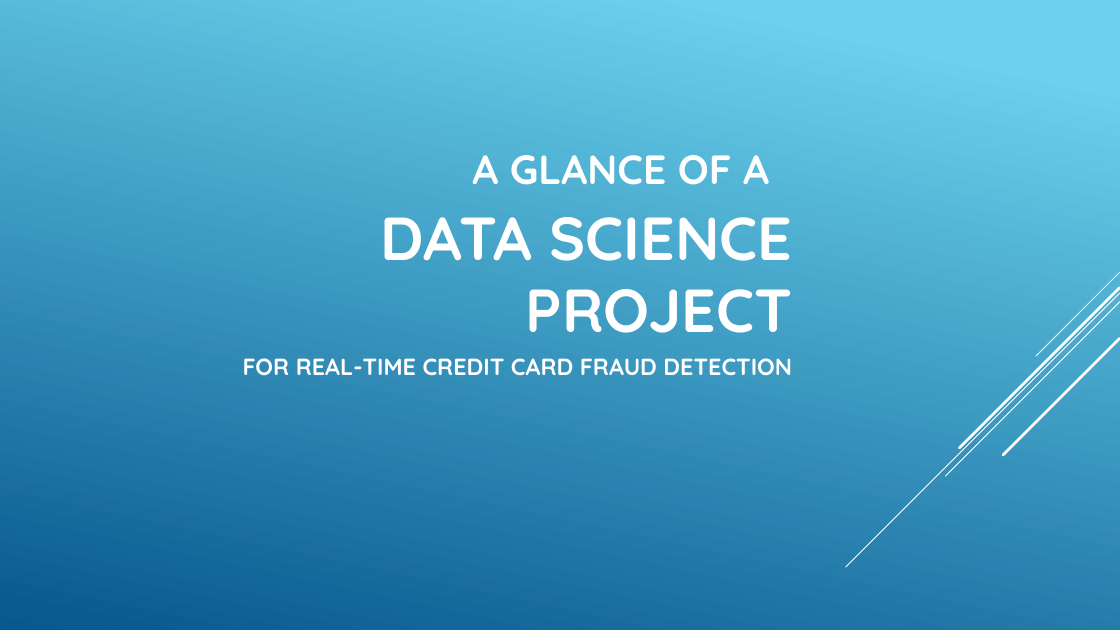
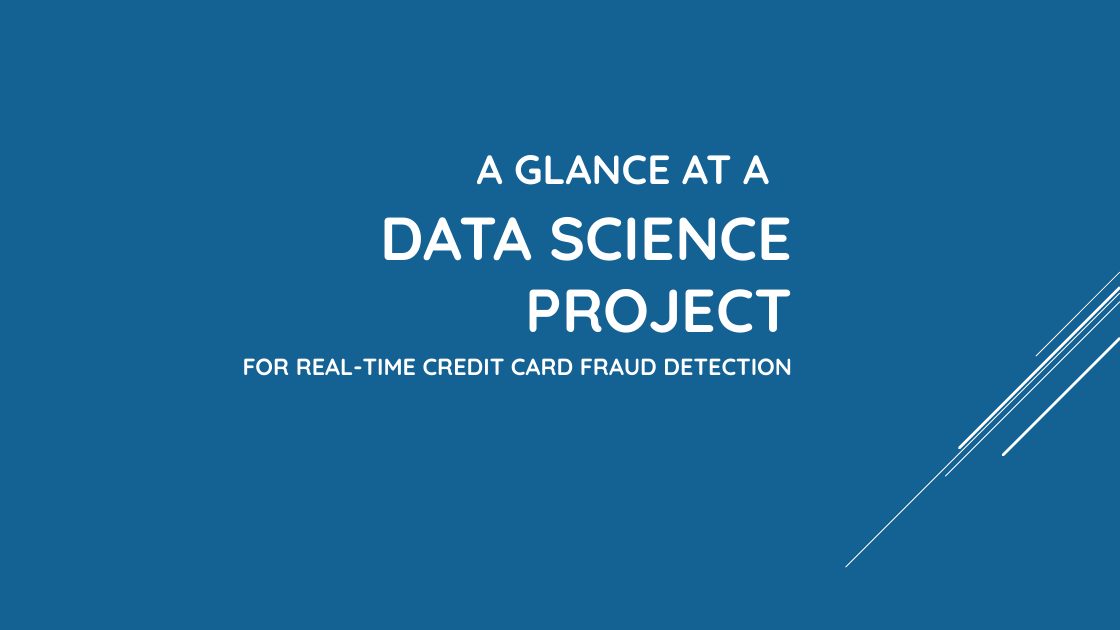
Before and after one commit to pengdsci/STA551, a slide deck: slide 32 of w01/What-is-data-sience.pptx. Drawn at 1120x630 pixels with LibreOffice and Linux fonts; fonts in the diff are those of the drawing. Boxes give left, top, right and bottom in pixels: in the first picture for what was removed or moved away, otherwise in the second. Text is boxed around its words. In the diff, an @@ line names an element or a change of style, - is before the commit and + after.

```diff
--- a/w01/What-is-data-sience.pptx
+++ b/w01/What-is-data-sience.pptx
@@ background gradient #6ED2EB to #06588E to #146194 @@
@@ text at [477,155,769,185]: text changed @@
-A GLANCE OF A
+A GLANCE AT A
```
Also in this commit, not shown: 6 other slides changed.
